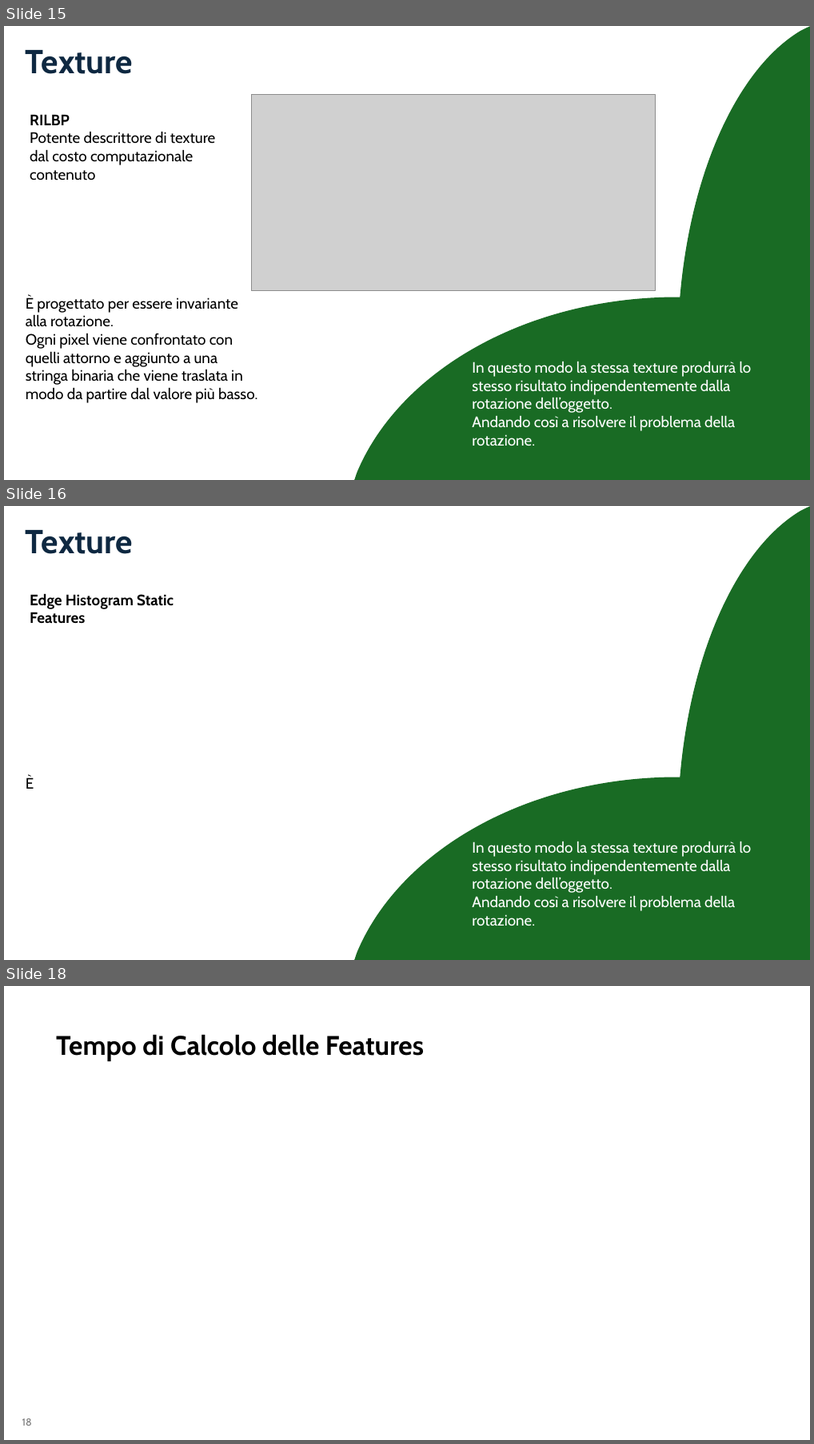
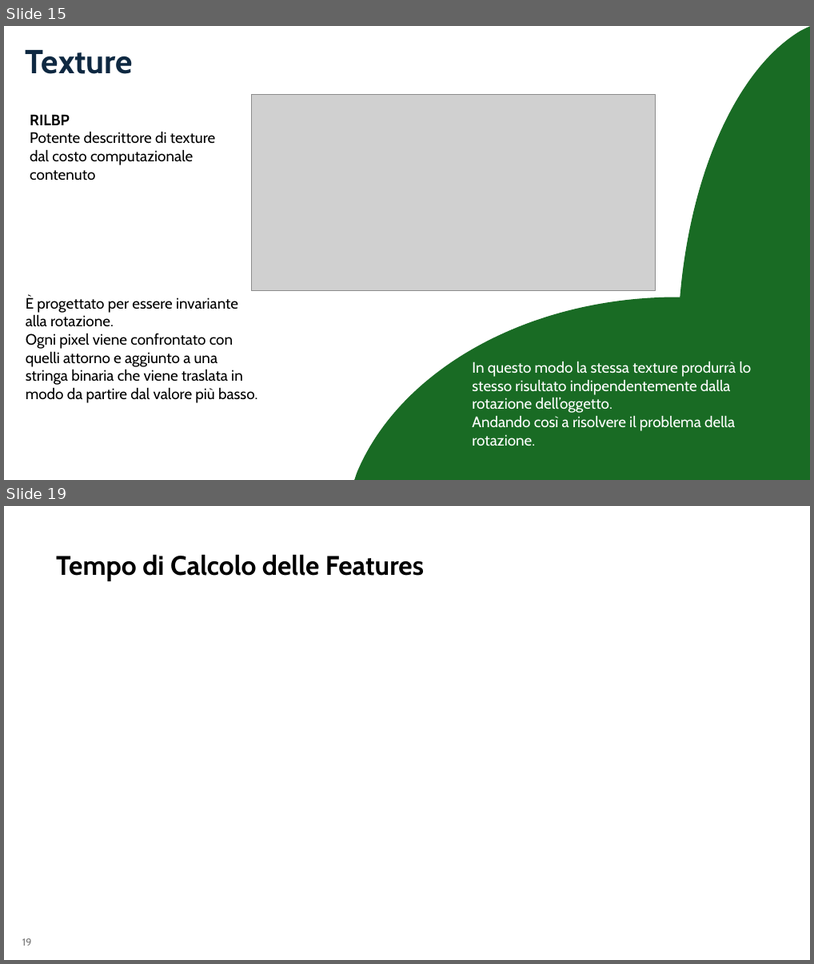
Before and after one commit to aleeteo/leaf_ID, a slide deck: presentazione/ProjectLeafWIP.pptx. Shown one above the other, each under a label of ours: slides 15, 16 and 18 before the commit, slides 15 and 19 after it; the slides between them are not shown. The pictures are 814x1444 and 814x964 pixels, drawn with LibreOffice and Linux fonts; fonts in the diff are those of the drawing; grey boxes stand for pictures. Boxes give left, top, right and bottom in pixels: in the first picture for what was removed or moved away, otherwise in the second. Text is boxed around its words. In the diff, an @@ line names an element or a change of style, - is before the commit and + after.

```diff
--- a/presentazione/ProjectLeafWIP.pptx
+++ b/presentazione/ProjectLeafWIP.pptx
@@ slide 16 removed at (4, 506, 810, 960), background #FFFFFF @@
@@ freeform shape removed at (678, 506, 810, 960) @@
@@ freeform shape removed at (678, 508, 810, 960) @@
@@ title removed at (26, 530, 133, 554) @@
-Texture
@@ text removed at (30, 593, 174, 624) @@
-Edge Histogram Static Features
@@ text removed at (26, 776, 34, 788) @@
-È
@@ freeform shape removed at (353, 777, 810, 960) @@
@@ text removed at (472, 841, 752, 926) @@
-In questo modo la stessa texture produrrà lo stesso risultato indipendentemente dalla rotazione dell’oggetto.
-Andando così a risolvere il problema della rotazione.
@@ what was slide 18 is now slide 19 @@
@@ page number at (22, 938, 32, 945): text changed @@
-18
+19
```
Also in this commit, not shown: 4 slides changed, 2 slides added.
